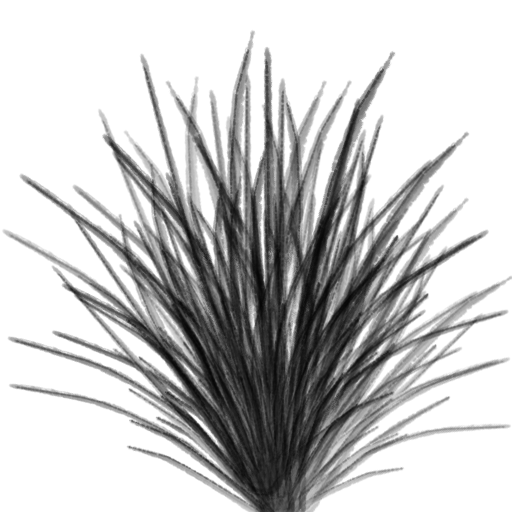
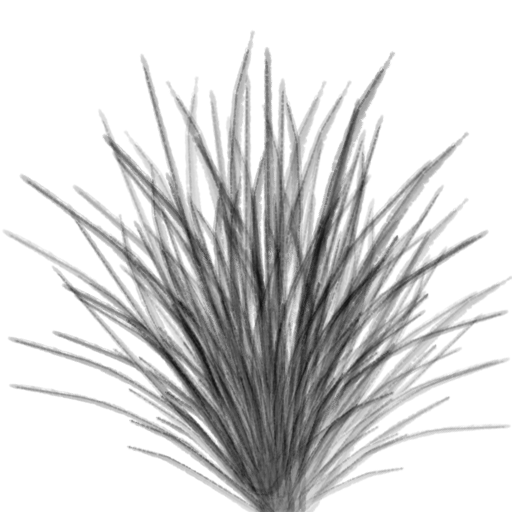
Two versions of the same layered image (512 × 512). Layer-by-layer changes:
painted on "Layer 1 copy 18" over [2, 30, 512, 512]
